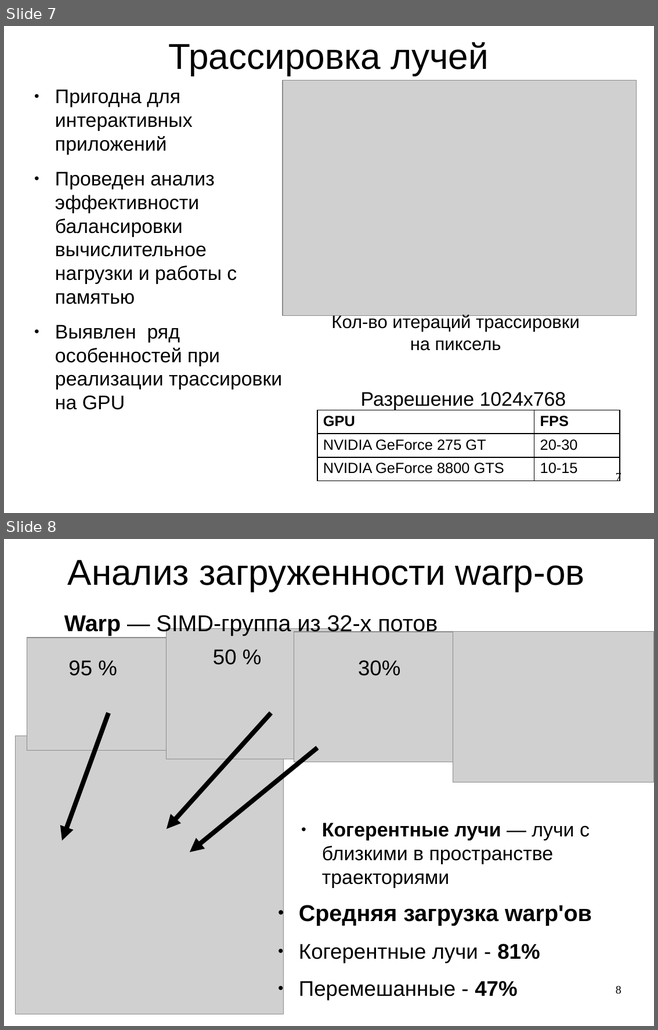
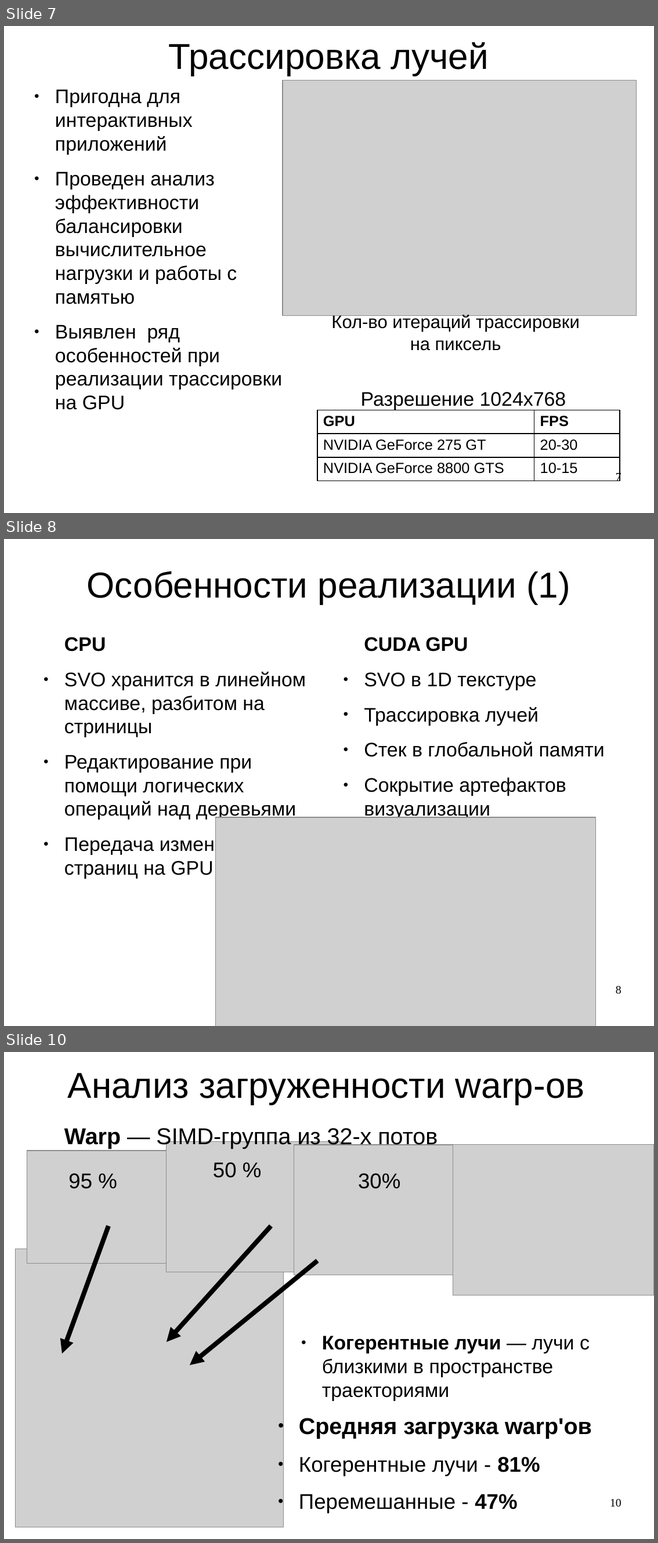
Before and after one commit to znah/yoxel-voxel, a slide deck: reaction/report/talk.odp. Shown one above the other, each under a label of ours: slides 7 and 8 before the commit, slides 7, 8 and 10 after it; the slides between them are not shown. The pictures are 658x1030 and 658x1543 pixels, drawn with LibreOffice and Linux fonts; fonts in the diff are those of the drawing; grey boxes stand for pictures. Boxes give left, top, right and bottom in pixels: in the first picture for what was removed or moved away, otherwise in the second. Text is boxed around its words. In the diff, an @@ line names an element or a change of style, - is before the commit and + after.

```diff
--- a/reaction/report/talk.odp
+++ b/reaction/report/talk.odp
@@ slide 8 added at (x1=4, y1=539, x2=654, y2=1026), background #FFFFFF @@
@@ title added at (x1=87, y1=571, x2=570, y2=604), 44 pt, text #000000 @@
+Особенности реализации (1)
@@ text added at (x1=64, y1=637, x2=306, y2=878), 24 pt, text #000000 @@
+CPU
+● SVO хранится в линейном массиве, разбитом на стриницы
+● Редактирование при помощи логических операций над деревьями
+● Передача измененных страниц на GPU
@@ text added at (x1=364, y1=637, x2=604, y2=819), 24 pt, text #000000 @@
+CUDA GPU
+● SVO в 1D текстуре
+● Трассировка лучей
+● Стек в глобальной памяти
+● Сокрытие артефактов визуализации
@@ picture added at (x1=216, y1=817, x2=596, y2=1026) @@
@@ page number added at (x1=615, y1=986, x2=621, y2=994), 14 pt, text #000000 @@
+8
@@ what was slide 8 is now slide 10 @@
@@ page number at (x1=610, y1=1499, x2=621, y2=1507): text changed @@
-8
+10
```
Also in this commit, not shown: 1 other slide added, 1 slide removed, 2 other files.
